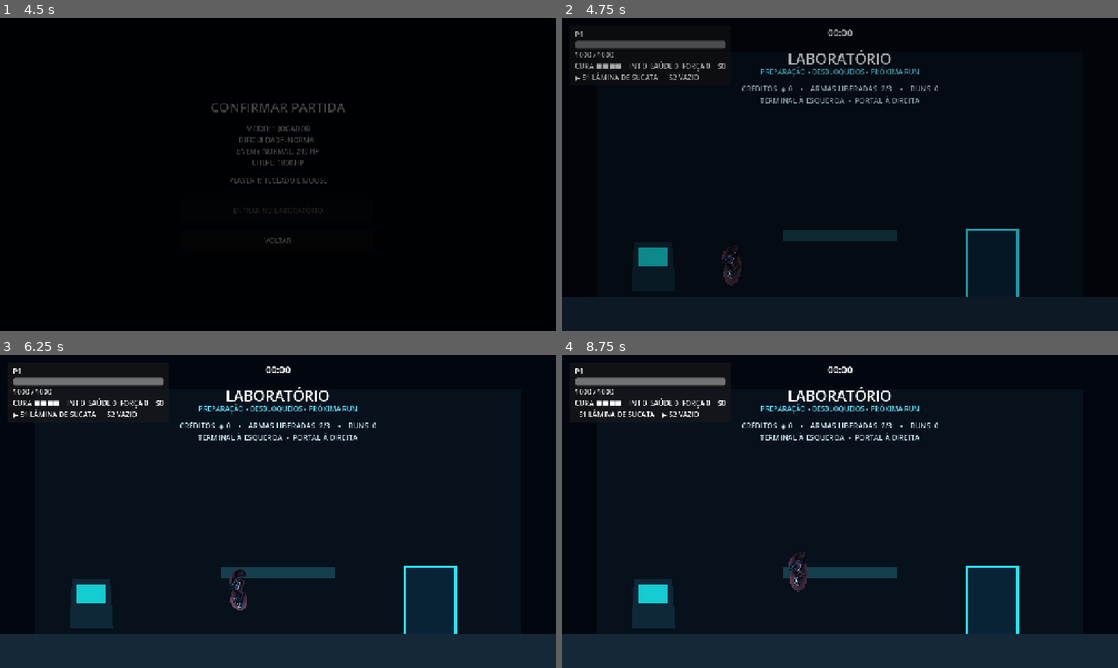
Above: before the commit, frames 1-4 (two rows, left to right).
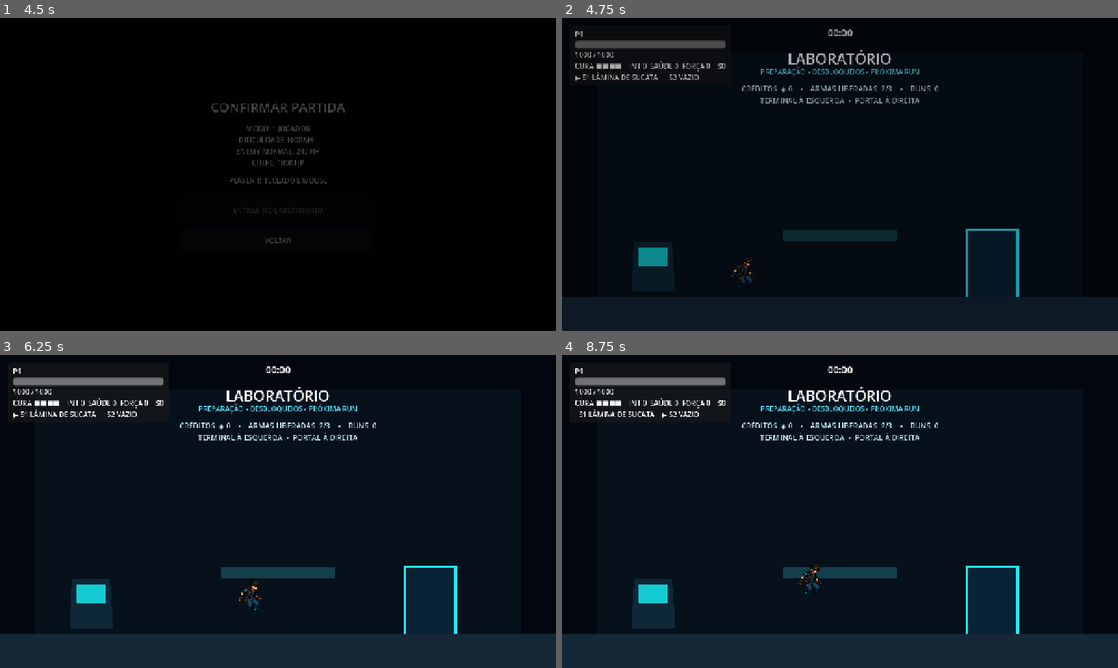
Above: after the commit, the same moments.

Repository: kinho0714/Cyberfield
Game: Godot game, scene res://scene/main.tscn
The game is run twice, just before and just after one commit, with the same random seed, the same clock (stepped at 60 frames per second) and the same inputs.
Inputs (mouse positions are in pixels of both pictures, inside the frame that each line leads up to):
- Up to frame 1 (4.5 s): click "JOGAR" at 0.5 s; click "1 JOGADOR" at 1.25 s; click "NORMAL" at 2 s; click "VOLTAR" at 2.75 s; click "NORMAL" at 3.5 s; click "ENTRAR NO LABORATÓRIO" at 4.25 s
- Up to frame 2 (4.75 s): no input
- Up to frame 3 (6.25 s): tap Enter at 5 s; move the mouse to (400, 495) at 5.02 s; press the mouse at (400, 495) at 5.03 s; hold D (right) 5.03-5.75 s; tap W (jump) at 5.27, 5.57 s; tap C (dash) at 5.3 s; release the mouse at (400, 495) at 5.75 s; drag from (166, 527) to (428, 602) at 5.77 s
- Up to frame 4 (8.75 s): move the mouse to (895, 442) at 6.52 s; hold A (left) 6.53-7.25 s; hold W (jump) 6.53-7.25 s; click (895, 442) at 6.8 s; drag from (812, 574) to (650, 608) at 7.27 s; move the mouse to (1006, 558) at 8.02 s; hold D (right) from 8.03 s (still down); hold Right mouse button (attack_slot_2) from 8.03 s (still down); tap W (jump) at 8.27, 8.3, 8.57 s

Frame 1 is identical in both runs. In frame 2, 0.2% of the frame differs, in the area x 28-35%, y 72-86%; in frame 3, 0.3%; in frame 4, 0.4%, in the area x 40-47%, y 63-77%.

Commit message:
Integrate Jhon fall and wall slide visuals

Diff:
--- a/entities/jhon_idle_visual.gd
+++ b/entities/jhon_idle_visual.gd
@@ -3,6 +3,10 @@
 
 const BASE_DASH_DURATION := 0.15
 const DASH_FRAME_COUNT := 5
+const ORIGINAL_ADDITIONAL_SHEETS: Dictionary = {
+	&"fall": preload("res://assets/characters/jhon/variants/jhon_a_fall_72_v1.png"),
+	&"wall_slide": preload("res://assets/characters/jhon/variants/jhon_a_wall_slide_72_v1.png"),
+}
 const VARIANT_SHEETS: Dictionary = {
 	&"orange": {
 		&"idle": preload("res://assets/characters/jhon/variants/jhon_orange_idle_72_v1.png"),
@@ -10,6 +14,8 @@
 		&"jump": preload("res://assets/characters/jhon/variants/jhon_orange_jump_72_v1.png"),
 		&"attack": preload("res://assets/characters/jhon/variants/jhon_orange_attack_72_v1.png"),
 		&"dash": preload("res://assets/characters/jhon/variants/jhon_orange_dash_72_v1.png"),
+		&"fall": preload("res://assets/characters/jhon/variants/jhon_orange_fall_72_v1.png"),
+		&"wall_slide": preload("res://assets/characters/jhon/variants/jhon_orange_wall_slide_72_v1.png"),
 	},
 	&"white": {
 		&"idle": preload("res://assets/characters/jhon/variants/jhon_white_idle_72_v1.png"),
@@ -17,6 +23,8 @@
 		&"jump": preload("res://assets/characters/jhon/variants/jhon_white_jump_72_v1.png"),
 		&"attack": preload("res://assets/characters/jhon/variants/jhon_white_attack_72_v1.png"),
 		&"dash": preload("res://assets/characters/jhon/variants/jhon_white_dash_72_v1.png"),
+		&"fall": preload("res://assets/characters/jhon/variants/jhon_white_fall_72_v1.png"),
+		&"wall_slide": preload("res://assets/characters/jhon/variants/jhon_white_wall_slide_72_v1.png"),
 	},
 	&"red": {
 		&"idle": preload("res://assets/characters/jhon/variants/jhon_red_idle_72_v1.png"),
@@ -24,6 +32,8 @@
 		&"jump": preload("res://assets/characters/jhon/variants/jhon_red_jump_72_v1.png"),
 		&"attack": preload("res://assets/characters/jhon/variants/jhon_red_attack_72_v1.png"),
 		&"dash": preload("res://assets/characters/jhon/variants/jhon_red_dash_72_v1.png"),
+		&"fall": preload("res://assets/characters/jhon/variants/jhon_red_fall_72_v1.png"),
+		&"wall_slide": preload("res://assets/characters/jhon/variants/jhon_red_wall_slide_72_v1.png"),
 	},
 }
 
@@ -41,7 +51,10 @@
 
 
 func _ready() -> void:
-	_original_sprite_frames = sprite_frames
+	_original_sprite_frames = sprite_frames.duplicate(true) as SpriteFrames
+	_add_sheet_animation(_original_sprite_frames, &"fall", ORIGINAL_ADDITIONAL_SHEETS.get(&"fall") as Texture2D, 6, 8.0, false)
+	_add_sheet_animation(_original_sprite_frames, &"wall_slide", ORIGINAL_ADDITIONAL_SHEETS.get(&"wall_slide") as Texture2D, 6, 8.0, true)
+	sprite_frames = _original_sprite_frames
 	_update_presentation()
 
 
@@ -61,6 +74,7 @@
 		float(player.get("dash_timer")) > 0.0
 		or absf(player.velocity.x) >= 500.0
 	)
+	var wall_slide_active: bool = _is_wall_slide_visual_state(player)
 	var fallback_only: bool = (
 		bool(player.get("is_ground_slamming"))
 		or bool(player.get("is_hurt"))
@@ -74,20 +88,29 @@
 			presentation_animation = &"dash"
 		elif melee_attack:
 			presentation_animation = &"attack"
+		elif wall_slide_active:
+			presentation_animation = &"wall_slide"
 		elif _state_source.animation == &"idle" and absf(player.velocity.x) < 1.0:
 			presentation_animation = &"idle"
 		elif _state_source.animation == &"walk" and absf(player.velocity.x) > 12.0:
 			presentation_animation = &"walk"
 		elif _state_source.animation == &"jump" and _can_show_jump(player):
 			presentation_animation = &"jump"
+		elif _state_source.animation == &"jump" and _can_show_fall(player):
+			presentation_animation = &"fall"
 	visible = presentation_animation != &""
 	_fallback_visual.visible = not visible
 	flip_h = _state_source.flip_h
+	if wall_slide_active:
+		_apply_wall_facing(player)
 	modulate = Color(1.0, 1.0, 1.0, _state_source.modulate.a)
 	if presentation_animation == &"jump":
 		animation = &"jump"
 		pause()
 		frame = _jump_frame_for_velocity(player.velocity.y)
+	elif presentation_animation == &"fall":
+		if _last_presentation != &"fall":
+			play(&"fall")
 	elif presentation_animation == &"attack":
 		var attack_generation: int = int(player.get("attack_generation"))
 		if _last_presentation != &"attack" or attack_generation != _last_attack_generation:
@@ -143,6 +166,8 @@
 	_add_sheet_animation(result, &"jump", sheets.get(&"jump") as Texture2D, 5, 5.0, false)
 	_add_sheet_animation(result, &"attack", sheets.get(&"attack") as Texture2D, 5, 16.666667, false)
 	_add_sheet_animation(result, &"dash", sheets.get(&"dash") as Texture2D, 5, 33.333333, false)
+	_add_sheet_animation(result, &"fall", sheets.get(&"fall") as Texture2D, 6, 8.0, false)
+	_add_sheet_animation(result, &"wall_slide", sheets.get(&"wall_slide") as Texture2D, 6, 8.0, true)
 	return result
 
 
@@ -184,7 +209,26 @@
 	var wall_transfer_timer: float = float(player.get("wall_transfer_assist_timer"))
 	if player.is_on_wall() and wall_transfer_timer <= 0.0:
 		return false
-	return player.velocity.y < 380.0
+	return not player.is_on_floor() and player.velocity.y <= 60.0
+
+
+func _can_show_fall(player: CharacterBody2D) -> bool:
+	return not player.is_on_floor() and not _is_wall_slide_visual_state(player) and player.velocity.y > 60.0
+
+
+func _is_wall_slide_visual_state(player: CharacterBody2D) -> bool:
+	var wall_transfer_timer: float = float(player.get("wall_transfer_assist_timer"))
+	return not player.is_on_floor() and player.is_on_wall() and wall_transfer_timer <= 0.0
+
+
+func _apply_wall_facing(player: CharacterBody2D) -> void:
+	var wall_normal: Vector2 = player.get_wall_normal()
+	if wall_normal.x > 0.0:
+		# Left wall: its collision normal points right, into the shaft.
+		flip_h = false
+	elif wall_normal.x < 0.0:
+		# Right wall: its collision normal points left, into the shaft.
+		flip_h = true
 
 
 func _jump_frame_for_velocity(vertical_velocity: float) -> int:
--- a/tests/phase9_meta_ui_visual_smoke_test.gd
+++ b/tests/phase9_meta_ui_visual_smoke_test.gd
@@ -88,13 +88,13 @@
 
 func _test_player_color_variants() -> void:
 	var expected_variants: Array[StringName] = [&"original", &"orange", &"white", &"red"]
-	var expected_frames: Dictionary = {&"idle": 4, &"walk": 8, &"jump": 5, &"attack": 5, &"dash": 5}
+	var expected_frames: Dictionary = {&"idle": 4, &"walk": 8, &"jump": 5, &"attack": 5, &"dash": 5, &"fall": 6, &"wall_slide": 6}
 	for participant_index in 4:
 		var player := PLAYER_SCENE.instantiate() as CharacterBody2D
 		player.set("participant_id", StringName("player_%d" % (participant_index + 1)))
 		root.add_child(player)
 		await process_frame
-		var visual := player.get_node("JhonIdleVisual") as AnimatedSprite2D
+		var visual := player.get_node("JhonIdleVisual") as JhonIdleVisual
 		assert(StringName(visual.get("_active_variant")) == expected_variants[participant_index])
 		assert(visual.scale.is_equal_approx(Vector2(1.333333, 1.333333)))
 		assert(visual.position.is_equal_approx(Vector2(0.0, -31.666655)))
@@ -103,4 +103,15 @@
 			var animation_name: StringName = StringName(animation_value)
 			assert(visual.sprite_frames.has_animation(animation_name))
 			assert(visual.sprite_frames.get_frame_count(animation_name) == int(expected_frames[animation_name]))
+		assert(not visual.sprite_frames.get_animation_loop(&"fall"))
+		assert(visual.sprite_frames.get_animation_loop(&"wall_slide"))
+		var state_source := player.get_node("AnimatedSprite2D") as AnimatedSprite2D
+		state_source.animation = &"jump"
+		player.velocity = Vector2(0.0, -180.0)
+		visual._update_presentation()
+		assert(visual.visible and visual.animation == &"jump")
+		player.velocity.y = 180.0
+		visual._update_presentation()
+		assert(visual.visible and visual.animation == &"fall")
+		assert(not visual._is_wall_slide_visual_state(player))
 		player.free()
